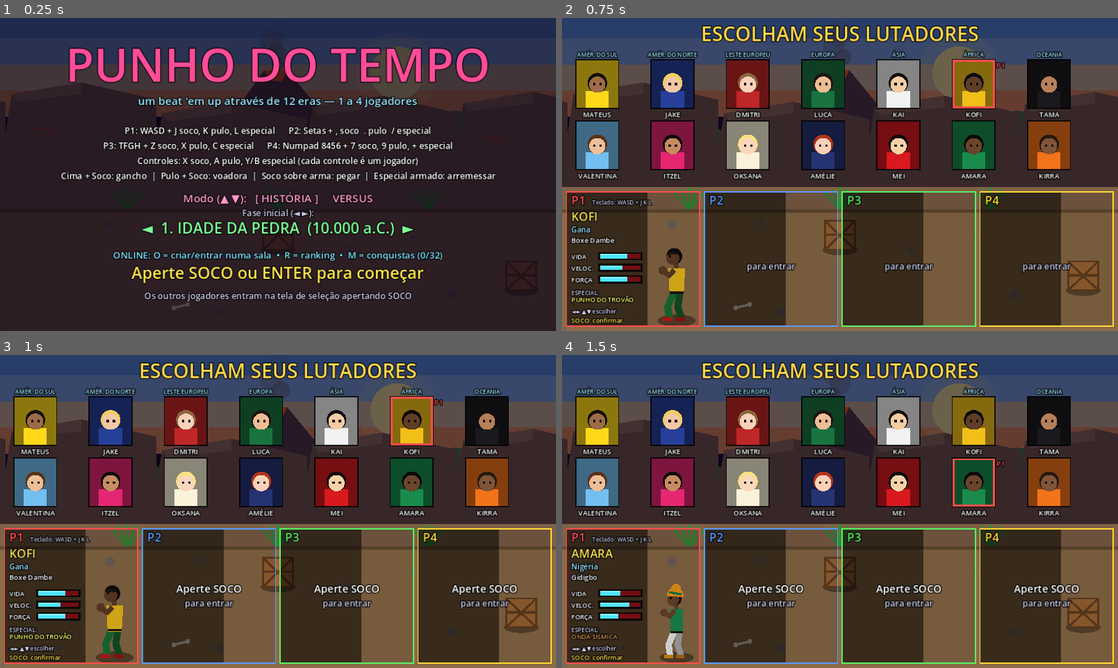
Above: before the commit, frames 1-4 (two rows, left to right).
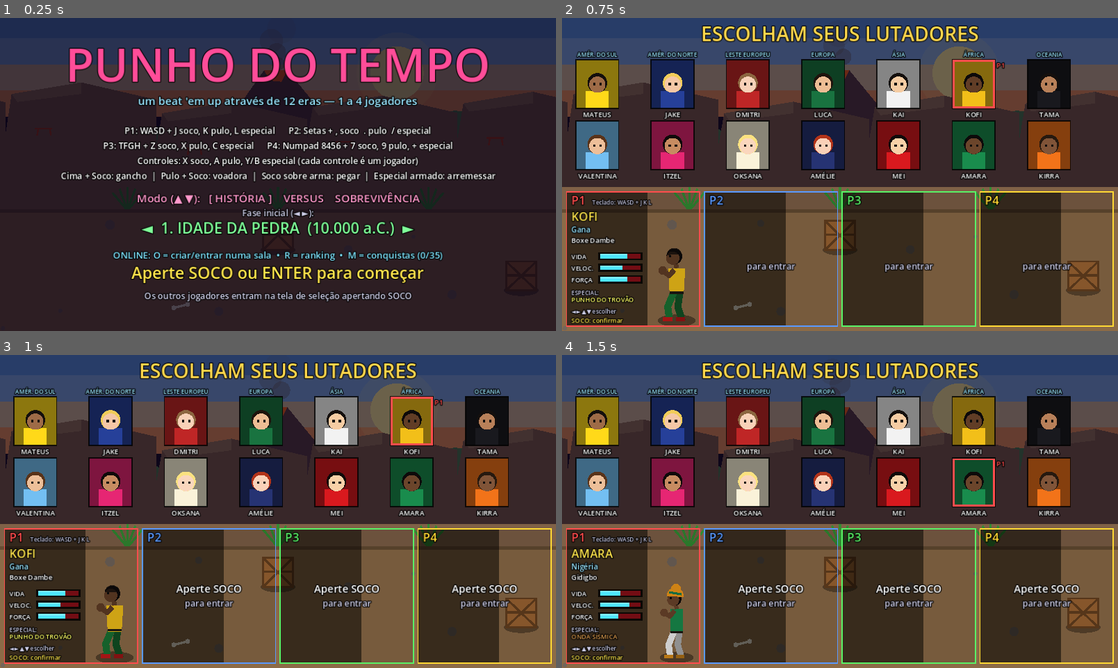
Above: after the commit, the same moments.

Repository: zugby0101/punho-do-tempo1
Game: Godot game, scene res://scenes/main.tscn
The game is run twice, just before and just after one commit, with the same random seed, the same clock (stepped at 60 frames per second) and the same inputs.
Inputs:
- Up to frame 1 (0.25 s): no input
- Up to frame 2 (0.75 s): tap Enter (start) at 0.5 s; hold D (move_right) from 0.53 s (still down); tap J (attack) at 0.6 s
- Up to frame 3 (1 s): keep holding D (move_right); tap K (jump) at 0.77 s; tap R (ranking) at 0.8 s
- Up to frame 4 (1.5 s): release D (move_right) at 1.28 s; hold S (move_down) from 1.28 s (still down); tap R (ranking) at 1.35 s

The runs differ from the first frame. In frame 1, 0.9% of the frame differs, in the area x 24-80%, y 55-77%; in frame 2, nothing differs; in frame 3, nothing differs; in frame 4, nothing differs.

Commit message:
Adiciona modo Sobrevivência com ondas infinitas
- Ondas com mais inimigos, vida e dano a cada rodada; tiers difíceis
  mais frequentes; sub-chefe a cada 5 ondas e chefe a cada 10
- Viagem no tempo a cada 5 ondas (nova era, inimigos e música)
- Bônus por onda, comida a cada 3 ondas e armas caindo do céu
- Funciona em co-op local e online
- Ranking próprio de Sobrevivência (servidor com quadros story/survival,
  compatível com a versão anterior) e 3 conquistas novas

Co-Authored-By: Claude Opus 5.5 <noreply@anthropic.com>
Claude-Session: https://claude.ai/code/session_01F7JcMAfvqt3WyJLdoP2HiQ

Diff:
--- a/scripts/ach.gd
+++ b/scripts/ach.gd
@@ -41,6 +41,10 @@
 	["last_life", "POR UM FIO", "Conclua uma era com a última vida.", "flag", "last_life", 1, Color(1, 0.4, 0.5)],
 	["score_100k", "DONO DA RUA", "Some 100.000 pontos numa partida.", "max", "score", 100000, Color(1, 0.85, 0.3)],
 	["score_500k", "LENDA VIVA", "Some 500.000 pontos numa partida.", "max", "score", 500000, Color(1, 0.75, 0.1)],
+	# Sobrevivência
+	["wave_10", "RESISTENTE", "Chegue à onda 10 da Sobrevivência.", "max", "wave", 10, Color(0.6, 1, 0.5)],
+	["wave_25", "INQUEBRÁVEL", "Chegue à onda 25 da Sobrevivência.", "max", "wave", 25, Color(0.45, 0.95, 0.4)],
+	["wave_50", "ETERNO", "Chegue à onda 50 da Sobrevivência.", "max", "wave", 50, Color(0.3, 0.85, 0.3)],
 	# Multijogador
 	["coop_2", "JUNTOS SOMOS FORTES", "Conclua uma era em co-op.", "flag", "coop2", 1, Color(0.5, 0.75, 1)],
 	["coop_4", "ESQUADRÃO COMPLETO", "Conclua uma era com 4 jogadores.", "flag", "coop4", 1, Color(0.35, 0.6, 1)],
--- a/scripts/hud.gd
+++ b/scripts/hud.gd
@@ -180,8 +180,10 @@
 		"gameover":
 			draw_rect(Rect2(0, 0, W, 540), Color(0, 0, 0, 0.6))
 			_center(200, "FIM DE JOGO", 72, Color(1, 0.2, 0.2))
-			_scores_block(260)
-			_center(420, "ENTER ou SOCO para continuar nesta era", 22, Color(1, 0.9, 0.3))
+			if game.survival:
+				_center(240, "Vocês chegaram à ONDA %d" % game.surv_wave, 26, Color(1, 0.85, 0.3))
+			_scores_block(275)
+			_center(420, "ENTER ou SOCO para tentar de novo (onda 1)" if game.survival else "ENTER ou SOCO para continuar nesta era", 22, Color(1, 0.9, 0.3))
 			if not game.score_sent and not game.versus:
 				_center(455, "R: enviar a pontuação ao RANKING ONLINE", 18, Color(0.5, 0.9, 1))
 		"ending": _draw_ending()
@@ -224,7 +226,7 @@
 		if pl.out:
 			_text(Vector2(x, 30), "P%d" % (i + 1), 18, col)
 			if int(t * 2.0) % 2 == 0:
-				_text(Vector2(x, 54), "SOCO p/ continuar", 15, Color(1, 1, 1))
+				_text(Vector2(x, 54), "FORA" if game.survival else "SOCO p/ continuar", 15, Color(1, 0.5, 0.5) if game.survival else Color(1, 1, 1))
 			continue
 		_text(Vector2(x, 28), tag, 16 if n > 1 else 20, col)
 		_bar(Vector2(x, 36), pw - 60.0, 12, float(pl.hp) / pl.max_hp, Color(1, 0.85, 0.15))
@@ -242,6 +244,10 @@
 	var footer := "FASE %d · %s · %s" % [game.stage_idx + 1, game.stage.name, game.stage.year]
 	if game.versus:
 		footer = "VERSUS · ROUND %d · ARENA: %s" % [game.round_num, game.stage.name]
+	elif game.survival:
+		footer = "SOBREVIVÊNCIA · ONDA %d · ERA: %s" % [game.surv_wave, game.stage.name]
+		if game.surv_wave > 0:
+			_text(Vector2(0, 104), "ONDA %d" % game.surv_wave, 26, Color(1, 0.85, 0.3), HORIZONTAL_ALIGNMENT_CENTER, W)
 	_text(Vector2(0, 530), footer, 14, Color(1, 1, 1, 0.8), HORIZONTAL_ALIGNMENT_CENTER, W)
 	# Inimigo atual (na parte de baixo da tela)
 	if enemy_timer > 0.0 and is_instance_valid(enemy_ref) and game.mode == "play":
@@ -276,13 +282,20 @@
 	for i in lines.size():
 		_center(200 + i * 26, lines[i], 15, Color(1, 1, 1))
 	var vs: bool = game.game_mode == "versus"
-	_center(318, "Modo (▲ ▼):   %s     %s" % ["[ HISTÓRIA ]" if not vs else "HISTÓRIA", "[ VERSUS ]" if vs else "VERSUS"], 19, Color(1, 0.6, 0.8))
-	_center(342, "Arena (◄ ►):" if vs else "Fase inicial (◄ ►):", 15, Color(0.8, 0.8, 0.9))
+	var gm: String = game.game_mode
+	var names := {"story": "HISTÓRIA", "versus": "VERSUS", "survival": "SOBREVIVÊNCIA"}
+	var parts: Array = []
+	for k in ["story", "versus", "survival"]:
+		parts.append("[ %s ]" % names[k] if k == gm else names[k])
+	_center(318, "Modo (▲ ▼):   " + "    ".join(parts), 19, Color(1, 0.6, 0.8))
+	_center(342, "Arena (◄ ►):" if vs or gm == "survival" else "Fase inicial (◄ ►):", 15, Color(0.8, 0.8, 0.9))
 	_center(372, "◄  %d. %s  (%s)  ►" % [game.stage_idx + 1, game.stage.name, game.stage.year], 26, Color(0.5, 1, 0.6))
 	if int(t * 2.0) % 2 == 0:
 		_center(450, "Aperte SOCO ou ENTER para começar", 28, Color(1, 0.9, 0.3))
 	_center(415, "ONLINE: O = criar/entrar numa sala  •  R = ranking  •  M = conquistas (%d/%d)" % [Ach.unlocked_count(), Ach.LIST.size()], 16, Color(0.5, 0.9, 1))
-	if vs:
+	if gm == "survival":
+		_center(485, "Sobrevivência: ondas infinitas que ficam cada vez mais difíceis. Até onde você chega?", 15, Color(0.8, 0.8, 0.9))
+	elif vs:
 		_center(485, "Versus: 2 a 4 jogadores, todos contra todos. Vence quem ganhar 2 rounds.", 15, Color(0.8, 0.8, 0.9))
 	else:
 		_center(485, "Os outros jogadores entram na tela de seleção apertando SOCO", 15, Color(0.8, 0.8, 0.9))
@@ -439,7 +452,9 @@
 
 func _draw_ranking() -> void:
 	draw_rect(Rect2(0, 0, W, 540), Color(0.03, 0.0, 0.08, 0.9))
-	_center(60, "RANKING ONLINE — MODO HISTÓRIA", 36, Color(1, 0.85, 0.3))
+	var surv: bool = Net.ranking_board == "survival"
+	_center(60, "RANKING ONLINE — " + ("SOBREVIVÊNCIA" if surv else "MODO HISTÓRIA"), 34, Color(1, 0.85, 0.3))
+	_center(484, "◄ ► trocar entre História e Sobrevivência", 13, Color(0.6, 0.9, 1))
 	var st: String = Net.ranking_status
 	if st == "carregando":
 		_center(270, "Carregando..." + ".".repeat(int(t * 3.0) % 3), 24, Color(1, 1, 1))
@@ -455,7 +470,7 @@
 		if not mine.is_empty():
 			_center(92, " • ".join(mine), 16, Color(0.4, 1, 0.5))
 		var cols := [60.0, 120.0, 330.0, 480.0, 640.0, 760.0]
-		var heads := ["#", "NOME", "LUTADOR", "PONTOS", "ERA", "JOG."]
+		var heads := ["#", "NOME", "LUTADOR", "PONTOS", "ONDA" if surv else "ERA", "JOG."]
 		for k in heads.size():
 			_text(Vector2(cols[k], 128), heads[k], 15, Color(0.6, 0.9, 1))
 		if Net.ranking.is_empty():
@@ -469,6 +484,8 @@
 			_text(Vector2(cols[2], y), String(e.get("char", "")), 16, col)
 			_text(Vector2(cols[3], y), "%d" % int(e.get("score", 0)), 18, col)
 			var era := "FINAL ★" if e.get("done", false) else "Fase %d" % int(e.get("stage", 1))
-			_text(Vector2(cols[4], y), era, 16, Color(0.4, 1, 0.5) if e.get("done", false) else col)
+			if surv:
+				era = "%d" % int(e.get("wave", 0))
+			_text(Vector2(cols[4], y), era, 16, Color(0.4, 1, 0.5) if e.get("done", false) and not surv else col)
 			_text(Vector2(cols[5], y), "%dP" % int(e.get("players", 1)), 16, col)
 	_center(510, "ESC, ENTER ou SOCO para voltar", 15, Color(0.8, 0.8, 0.9))
--- a/scripts/main.gd
+++ b/scripts/main.gd
@@ -32,7 +32,8 @@
 static var stage_idx := 0
 static var party: Array = []
 static var skip_title := false
-static var game_mode := "story"  # "story" (história/co-op) ou "versus"
+static var game_mode := "story"  # "story" (história/co-op), "versus" ou "survival"
+static var survival_start := 0    # era em que a sobrevivência começou (para recomeçar)
 
 const VERSUS_WINS := 2  # rounds para vencer a partida
 
@@ -48,6 +49,13 @@
 var round_wins: Array = [0, 0, 0, 0]
 var round_winner := -1   # -1 = empate
 var drop_timer := 0.0
+
+# Sobrevivência
+var survival := false
+var surv_wave := 0
+var surv_queue: Array = []    # [tipo, lado, atraso]
+var surv_break := 0.0         # pausa entre ondas
+var surv_in_wave := false
 
 # Online
 var net_client := false   # este computador é convidado (só desenha o que recebe)
@@ -132,6 +140,7 @@
 	hud.set_anchors_preset(Control.PRESET_FULL_RECT)
 
 	versus = game_mode == "versus"
+	survival = game_mode == "survival"
 	Net.game = self
 	if Net.is_client():
 		Net.close()
@@ -141,7 +150,7 @@
 		if Net.is_host() and not Net.peer_sets.is_empty():
 			net_events.append(["s", n])
 	for c in crate_spots:
-		if versus:
+		if versus or survival:
 			break
 		var cr = CrateScript.new()
 		cr.game = self
@@ -154,6 +163,8 @@
 		_spawn_party()
 		if versus:
 			_start_round()
+		elif survival:
+			_start_survival()
 		else:
 			_set_mode("intro")
 			_play_stage_music(false)
@@ -267,6 +278,10 @@
 				_set_mode("online_menu")
 			return
 		"ranking":
+			if Input.is_action_just_pressed("move_left") or Input.is_action_just_pressed("move_right"):
+				Net.fetch_ranking("survival" if Net.ranking_board == "story" else "story")
+				sfx.play("whoosh", 0.0)
+				return
 			if mode_time > 0.4 and (Input.is_physical_key_pressed(KEY_ESCAPE) or _confirm() or Input.is_action_just_pressed("ranking")):
 				_set_mode(ranking_return)
 				mode_time = 2.0  # volta direto, sem esperar a animação
@@ -312,8 +327,11 @@
 				sfx.play("go", 0.0)
 				return
 			if Input.is_action_just_pressed("move_up") or Input.is_action_just_pressed("move_down"):
-				game_mode = "versus" if game_mode == "story" else "story"
+				var modes := ["story", "versus", "survival"]
+				var step := 1 if Input.is_action_just_pressed("move_down") else -1
+				game_mode = modes[posmod(modes.find(game_mode) + step, modes.size())]
 				versus = game_mode == "versus"
+				survival = game_mode == "survival"
 				sfx.play("whoosh", 0.0)
 			elif Input.is_action_just_pressed("move_right"):
 				_change_stage(1)
@@ -345,9 +363,12 @@
 		"gameover":
 			if Input.is_action_just_pressed("ranking") and not score_sent and not versus:
 				_start_score_entry("gameover")
+				Net.ranking_board = "survival" if survival else "story"
 				return
 			if mode_time > 1.0 and _confirm():
-				# Continua na mesma fase, com vidas cheias
+				# Continua na mesma fase, com vidas cheias (na sobrevivência, recomeça da onda 1)
+				if survival:
+					stage_idx = survival_start
 				_save_party()
 				for info in party:
 					info.lives = 3
@@ -396,6 +417,9 @@
 	if versus:
 		_update_versus(delta)
 		return
+	if survival:
+		_update_survival(delta)
+		return
 
 	# Jogador eliminado pode continuar enquanto o grupo segue vivo
 	for p in players:
@@ -531,6 +555,9 @@
 	sfx.play("start", 0.0)
 	if versus:
 		_start_round()
+	elif survival:
+		survival_start = stage_idx
+		_start_survival()
 	else:
 		_play_stage_music(false)
 		_set_mode("intro")
@@ -666,7 +693,7 @@
 		p.queue_redraw()
 
 
-func _spawn_enemy(kind: String, side: int) -> void:
+func _spawn_enemy(kind: String, side: int):
 	var e = EnemyScript.new()
 	e.game = self
 	e.add_to_group("enemies")
@@ -688,6 +715,7 @@
 		hud.show_message("SUB-CHEFE: " + e.display_name, 2.2)
 		hud.show_enemy(e)
 		sfx.play("roar", 0.0)
+	return e
 
 
 func _alive_enemies() -> Array:
@@ -807,6 +835,9 @@
 		p.out = true
 		sfx.play("ko", 0.0)
 		if active_players().is_empty():
+			if survival:
+				for pl in players:
+					Ach.best(pl, "score", pl.score)
 			_set_mode("gameover")
 			music.stop()
 		else:
@@ -1167,7 +1198,7 @@
 	net_events = []
 	return [mode, mode_time, stage_idx, paused, combo_count, combo_timer, show_go, cam_x, shake_amt,
 		round_num, round_wins, round_winner, ending_page, game_mode, slot_s,
-		hud.message, hud.message_timer, enemy_id, hud.enemy_timer, pids, music_key, ev, ents]
+		hud.message, hud.message_timer, enemy_id, hud.enemy_timer, pids, music_key, ev, ents, surv_wave]
 
 
 func _apply_fighter(n, d: Array, i: int) -> int:
@@ -1215,6 +1246,9 @@
 	hud.message = snap[15]
 	hud.message_timer = snap[16]
 	hud.enemy_timer = snap[18]
+	survival = game_mode == "survival"
+	if snap.size() > 23:
+		surv_wave = snap[23]
 	# Entidades
 	var seen := {}
 	for d in snap[22]:
@@ -1341,7 +1375,7 @@
 # =================== Ranking online ===================
 func _open_ranking(back_to: String) -> void:
 	ranking_return = back_to
-	Net.fetch_ranking()
+	Net.fetch_ranking("survival" if game_mode == "survival" else "story")
 	_set_mode("ranking")
 	sfx.play("go", 0.0)
 
@@ -1392,5 +1426,145 @@
 	last_names[p.pid] = v
 	name_entries.append({"name": v, "char": p.display_name, "score": int(p.score), "stage": stage_idx + 1,
 		"players": players.size(), "done": ranking_return == "ending"})
+	if survival:
+		name_entries[-1]["board"] = "survival"
+		name_entries[-1]["wave"] = maxi(surv_wave, 1)
 	sfx.play("pickup", 0.0)
 	_ask_next_name()
+
+
+# =================== Modo Sobrevivência ===================
+func _start_survival() -> void:
+	cam_x = HALF_W
+	locked = true
+	surv_wave = 0
+	surv_queue = []
+	surv_in_wave = false
+	surv_break = 2.5
+	drop_timer = 9.0
+	var spots := [Vector2(220, 400), Vector2(220, 480), Vector2(300, 440), Vector2(140, 440)]
+	for i in players.size():
+		players[i].position = spots[i] + Vector2(cam_left(), 0)
+		players[i].facing = 1
+	_play_stage_music(false)
+	hud.show_message("SOBREVIVÊNCIA!", 2.0)
+	_set_mode("play")
+	_flag_online()
+
+
+## Monta a onda n: mais inimigos, tiers mais fortes, sub-chefe a cada 5 e chefe a cada 10.
+func _survival_wave(n: int) -> Array:
+	var q: Array = []
+	var count := mini(3 + n, 14) + (players.size() - 1) * 2
+	var delay := 0.0
+	if n % 10 == 0:
+		q.append(["boss", 1, 0.5])
+		count = maxi(2, count / 2)
+		delay = 3.0
+	elif n % 5 == 0:
+		q.append(["subboss", 1, 0.5])
+		count = maxi(2, count * 2 / 3)
+		delay = 2.0
+	var brute_p := clampf(0.05 * (n - 3), 0.0, 0.35)
+	var knife_p := clampf(0.15 + 0.04 * n, 0.0, 0.45)
+	for i in count:
+		var r := randf()
+		var kind := "thug"
+		if n >= 4 and r < brute_p:
+			kind = "brute"
+		elif n >= 2 and r < brute_p + knife_p:
+			kind = "knife"
+		q.append([kind, 1 if i % 2 == 0 else -1, delay])
+		delay += randf_range(0.5, 1.4) / (1.0 + n * 0.03)
+	return q
+
+
+func _update_survival(delta: float) -> void:
+	if hitstop > 0.0:
+		hitstop -= delta
+		_update_camera(delta)
+		return
+	combo_timer -= delta
+	if combo_timer <= 0.0:
+		combo_count = 0
+	_update_camera(delta)
+	_assign_aggression()
+	_check_pickups()
+	# Armas caem do céu de vez em quando
+	drop_timer -= delta
+	if drop_timer <= 0.0:
+		drop_timer = randf_range(9.0, 14.0)
+		var pos := Vector2(randf_range(cam_left() + 120.0, cam_right() - 120.0), randf_range(DEPTH_MIN + 20.0, DEPTH_MAX - 20.0))
+		var ws := Weapons.for_stage(stage_idx)
+		spawn_weapon_item(Weapons.equip(ws[randi() % 2]), pos, 1, 260.0)
+
+	if not surv_in_wave:
+		surv_break -= delta
+		if surv_break <= 0.0:
+			surv_wave += 1
+			surv_in_wave = true
+			surv_queue = _survival_wave(surv_wave)
+			var tag := " — CHEFE!" if surv_wave % 10 == 0 else (" — SUB-CHEFE!" if surv_wave % 5 == 0 else "")
+			hud.show_message("ONDA %d%s" % [surv_wave, tag], 1.8)
+			sfx.play("go", 0.0)
+			for p in active_players():
+				Ach.best(p, "wave", surv_wave)
+		return
+
+	# Solta os inimigos da onda aos poucos (com limite na tela)
+	var cap := 5 + players.size() * 2
+	var alive := _alive_enemies().size()
+	for item in surv_queue:
+		item[2] -= delta
+		if item[2] <= 0.0 and alive < cap:
+			_toughen(_spawn_enemy(item[0], item[1]))
+			alive += 1
+	surv_queue = surv_queue.filter(func(it): return it[2] > 0.0)
+
+	if surv_queue.is_empty() and _alive_enemies().is_empty():
+		_survival_wave_cleared()
+
+
+## Dificuldade extra conforme a onda (além da força natural de cada era).
+func _toughen(e) -> void:
+	if e == null or not is_instance_valid(e):
+		return
+	var hp_mult := 1.0 + 0.07 * (surv_wave - 1)
+	e.max_hp = int(e.max_hp * hp_mult)
+	e.hp = e.max_hp
+	var dmg_mult := 1.0 + 0.03 * (surv_wave - 1)
+	for a in e.attacks:
+		a.dmg = int(round(float(a.dmg) * dmg_mult))
+	for a in e.base_attacks:
+		if not (a in e.attacks):
+			a.dmg = int(round(float(a.dmg) * dmg_mult))
+	if not e.special_attack.is_empty():
+		e.special_attack.dmg = int(round(float(e.special_attack.dmg) * dmg_mult))
+	e.move_speed *= minf(1.0 + 0.01 * surv_wave, 1.4)
+	e.score_value = int(e.score_value * (1.0 + 0.05 * surv_wave))
+
+
+func _survival_wave_cleared() -> void:
+	surv_in_wave = false
+	surv_break = 3.5
+	var bonus := 500 * surv_wave
+	for p in active_players():
+		p.score += bonus
+		Ach.best(p, "score", p.score)
+	hud.show_message("ONDA %d VENCIDA! +%d" % [surv_wave, bonus], 2.0)
+	_play_stage_music(false)
+	sfx.play("pickup", 0.0)
+	# Comida a cada 3 ondas
+	if surv_wave % 3 == 0:
+		spawn_pickup("chicken", Vector2(cam_x + randf_range(-150, 150), randf_range(DEPTH_MIN + 20, DEPTH_MAX - 20)))
+	# Viagem no tempo a cada 5 ondas: nova era, novos inimigos, nova música
+	if surv_wave % 5 == 0:
+		stage_idx = (stage_idx + 1) % stages.size()
+		stage = stages[stage_idx]
+		bg.stage = stage
+		_play_stage_music(false)
+		surv_break = 4.5
+		hud.show_message("VIAGEM NO TEMPO: %s" % stage.name, 3.0)
+		shake(8.0)
+		for k in 8:
+			spawn_spark(Vector2(cam_x + randf_range(-400, 400), randf_range(120, 480)), Color(0.6, 0.9, 1), 1.5)
--- a/scripts/net.gd
+++ b/scripts/net.gd
@@ -401,6 +401,7 @@
 
 var ranking: Array = []        # última lista recebida
 var ranking_status := ""       # "carregando", "ok" ou mensagem de erro
+var ranking_board := "story"    # "story" (História) ou "survival" (Sobrevivência)
 var last_ranks: Array = []     # posições obtidas no último envio
 
 
@@ -413,15 +414,19 @@
 
 func _sign(e: Dictionary) -> String:
 	var msg := "%s|%s|%d|%d|%d|%d|%d" % [e.name, e.char, e.score, e.stage, e.players, 1 if e.done else 0, e.ts]
+	if e.has("board"):
+		msg += "|%s|%d" % [e.board, e.wave]
 	var ctx := HMACContext.new()
 	ctx.start(HashingContext.HASH_SHA256, SCORE_KEY.to_utf8_buffer())
 	ctx.update(msg.to_utf8_buffer())
 	return ctx.finish().hex_encode()
 
 
-func fetch_ranking() -> void:
+func fetch_ranking(board := "") -> void:
+	if board != "":
+		ranking_board = board
 	ranking_status = "carregando"
-	_http(scores_url() + "?limit=10", HTTPClient.METHOD_GET, "", _on_ranking)
+	_http(scores_url() + "?limit=10&board=" + ranking_board, HTTPClient.METHOD_GET, "", _on_ranking)
 
 
 ## entries: [{name, char, score, stage, players, done}]
@@ -454,6 +459,10 @@
 
 func _on_ranking(ok: bool, code: int, data) -> void:
 	if ok and code == 200 and data is Dictionary:
+		if ranking_board != "story" and not data.has("board"):
+			ranking = []
+			ranking_status = "O servidor precisa ser atualizado para ter este ranking (publique a versão nova)."
+			return
 		ranking = data.get("scores", [])
 		ranking_status = "ok"
 	else:
